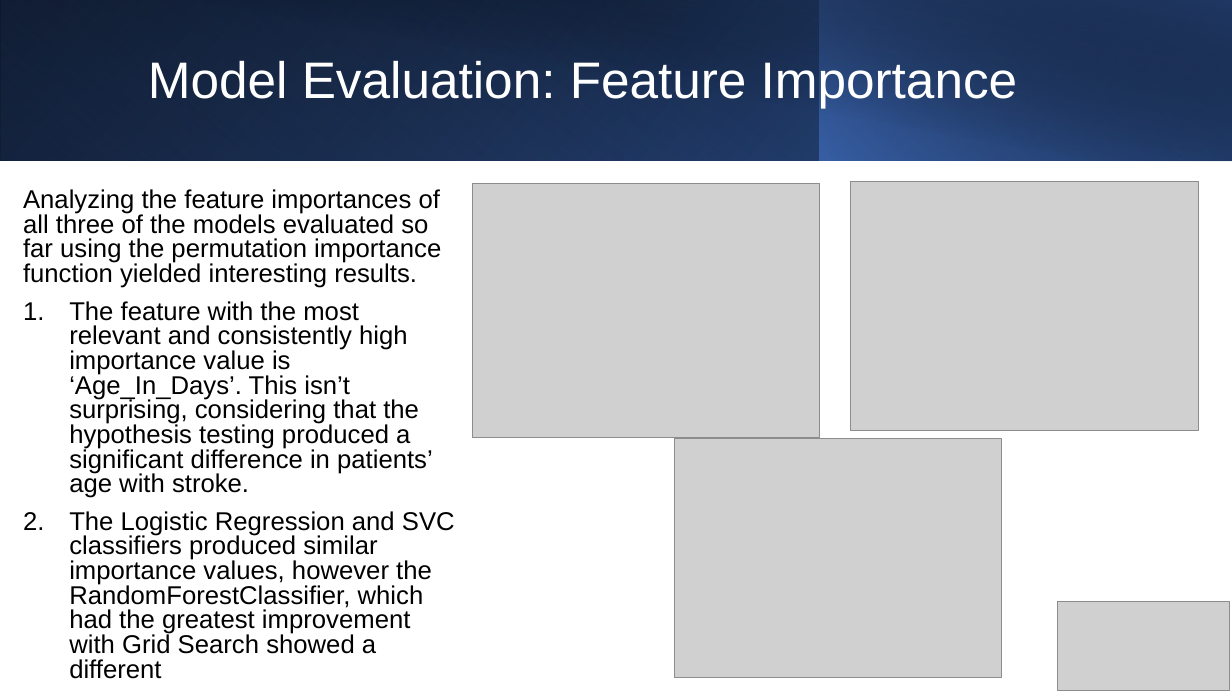
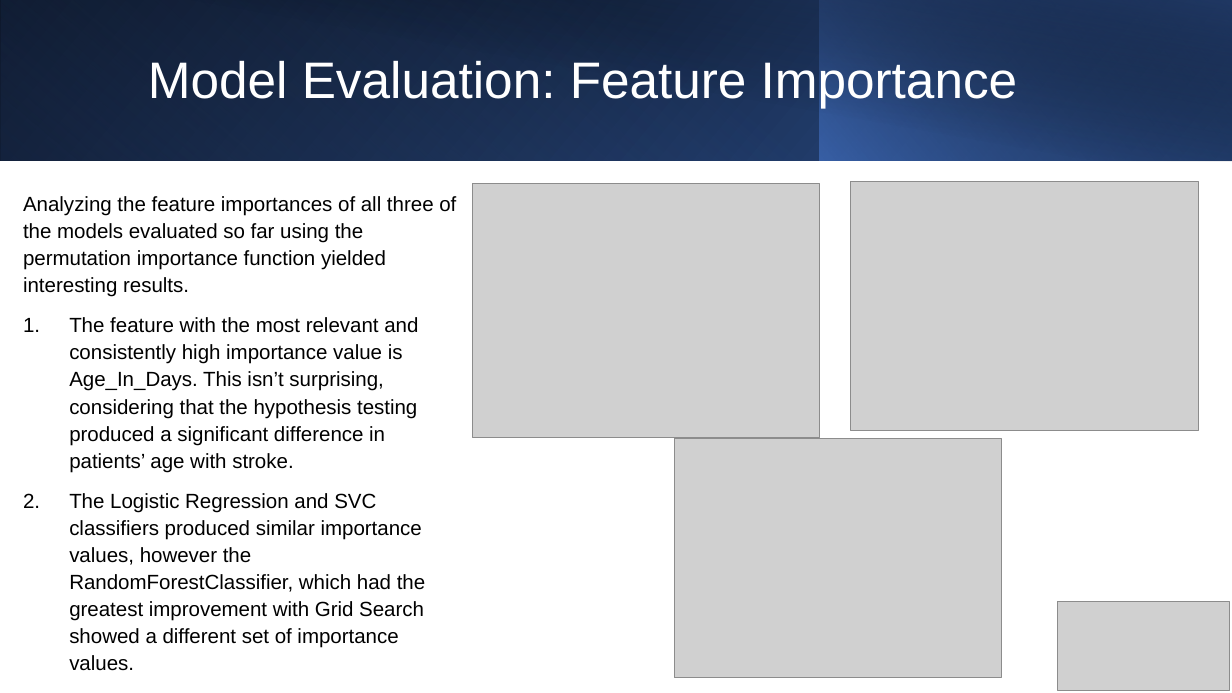
Before and after one commit to johnnys7n/Data-Scientist-Case-Study, a slide deck: slide 22 of JS-case-study-presentation.pptx. Drawn at 1232x693 pixels with LibreOffice and Linux fonts; fonts in the diff are those of the drawing; grey boxes stand for pictures. Boxes give left, top, right and bottom in pixels: in the first picture for what was removed or moved away, otherwise in the second. Text is boxed around its words. In the diff, an @@ line names an element or a change of style, - is before the commit and + after.

```diff
--- a/JS-case-study-presentation.pptx
+++ b/JS-case-study-presentation.pptx
@@ text at (x1=23, y1=196, x2=456, y2=297): size 20 to 16 pt in "Analyzing the feature importances of all three ..."; line spacing 0.8 to 1.1 @@
@@ text at (x1=69, y1=317, x2=425, y2=671): text changed; size 20 to 16 pt @@
-1. The feature with the most relevant and consistently high importance value is ‘Age_In_Days’. This isn’t surprising, considering that the hypothesis testing produced a significant difference in patients’ age with stroke.
-2. The Logistic Regression and SVC classifiers produced similar importance values, however the RandomForestClassifier, which had the greatest improvement with Grid Search showed a different
+1. The feature with the most relevant and consistently high importance value is Age_In_Days. This isn’t surprising, considering that the hypothesis testing produced a significant difference in patients’ age with stroke.
+2. The Logistic Regression and SVC classifiers produced similar importance values, however the RandomForestClassifier, which had the greatest improvement with Grid Search showed a different set of importance values.
```
Also in this commit, not shown: 17 other slides changed, 1 other file.
